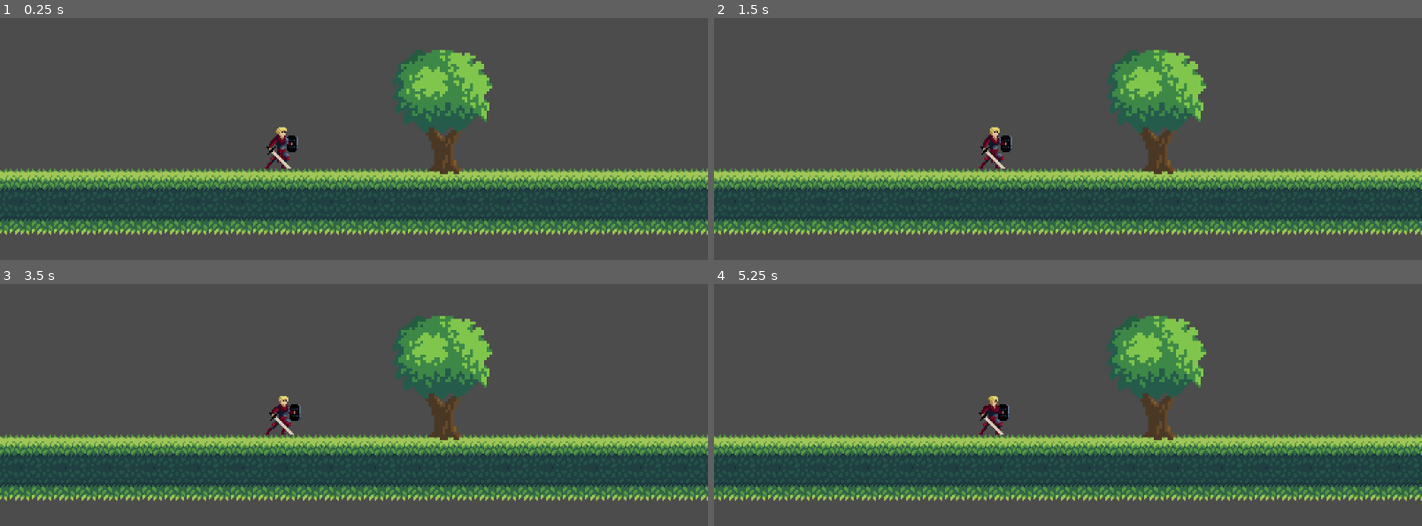
Above: before the commit, frames 1-4 (two rows, left to right).
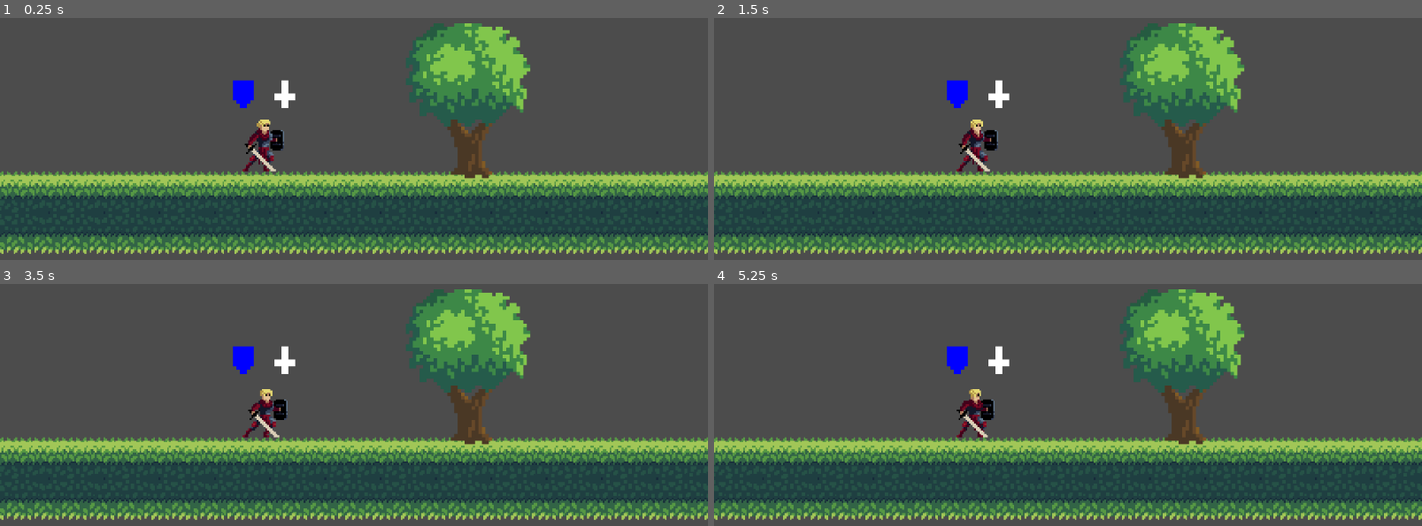
Above: after the commit, the same moments.

Repository: Dadissimo/Sidescroller
Game: Godot game, scene res://Scenes/TestScene.tscn
Two runs of this game, one before a commit and one after it. Both use one fixed random seed, a clock stepped at 60 frames per second and the inputs below.
Inputs:
- Up to frame 1 (0.25 s): no input
- Up to frame 2 (1.5 s): tap Enter (ui_accept) at 0.5, 0.6, 0.77, 1.07, 1.25, 1.35 s; hold Right (ui_right) 0.53-1.28 s; hold Left (ui_left) from 1.28 s (still down)
- Up to frame 3 (3.5 s): tap Enter (ui_accept) at 1.52, 1.82, 2.1, 2.75, 2.85, 3.02, 3.32 s; release Left (ui_left) at 2.03 s; hold Right (ui_right) from 2.03 s (still down)
- Up to frame 4 (5.25 s): release Right (ui_right) at 3.53 s; hold Left (ui_left) from 3.53 s (still down); tap Enter (ui_accept) at 3.6, 3.77, 4.07, 4.25, 4.35, 4.52, 4.82, 5.1 s

The runs differ from the first frame. In frame 1, 29% of the frame differs, in the area x 0-100%, y 2-98%; in frame 2, 29%; in frame 3, 29%; in frame 4, 29%.

Commit message:
proof of concept action menu

Diff:
--- /dev/null
+++ b/Scenes/TestMenu.tscn
@@ -0,0 +1,38 @@
+[gd_scene load_steps=3 format=2]
+
+[ext_resource path="res://Assets/Attack8.png" type="Texture" id=1]
+[ext_resource path="res://Assets/Defense8.png" type="Texture" id=2]
+
+[node name="TestMenu" type="MarginContainer"]
+margin_right = 20.0
+margin_bottom = 8.0
+__meta__ = {
+"_edit_use_anchors_": false
+}
+
+[node name="HBoxContainer" type="HBoxContainer" parent="."]
+margin_right = 20.0
+margin_bottom = 8.0
+
+[node name="CenterContainer" type="CenterContainer" parent="HBoxContainer"]
+margin_right = 8.0
+margin_bottom = 8.0
+
+[node name="Action1" type="TextureRect" parent="HBoxContainer/CenterContainer" groups=[
+"action",
+]]
+margin_right = 8.0
+margin_bottom = 8.0
+texture = ExtResource( 2 )
+
+[node name="CenterContainer2" type="CenterContainer" parent="HBoxContainer"]
+margin_left = 12.0
+margin_right = 20.0
+margin_bottom = 8.0
+
+[node name="Action2" type="TextureRect" parent="HBoxContainer/CenterContainer2" groups=[
+"action",
+]]
+margin_right = 8.0
+margin_bottom = 8.0
+texture = ExtResource( 1 )
--- a/Scenes/TestScene.tscn
+++ b/Scenes/TestScene.tscn
@@ -1,12 +1,13 @@
-[gd_scene load_steps=6 format=2]
+[gd_scene load_steps=7 format=2]
 
 [ext_resource path="res://Scenes/TileMap.tscn" type="PackedScene" id=1]
 [ext_resource path="res://Scenes/Axeman.tscn" type="PackedScene" id=2]
 [ext_resource path="res://Scripts/TurnObserver.gd" type="Script" id=3]
 [ext_resource path="res://Scenes/Tree.tscn" type="PackedScene" id=4]
 [ext_resource path="res://Scripts/Tree.gd" type="Script" id=5]
+[ext_resource path="res://Scenes/TestMenu.tscn" type="PackedScene" id=6]
 
-[node name="TurnObserver" type="Node2D"]
+[node name="TestScene" type="Node2D"]
 script = ExtResource( 3 )
 
 [node name="Axeman" parent="." instance=ExtResource( 2 )]
@@ -17,8 +18,15 @@
 
 [node name="Camera2D" type="Camera2D" parent="."]
 current = true
-zoom = Vector2( 0.5, 0.5 )
+zoom = Vector2( 0.4, 0.4 )
 
 [node name="Tree" parent="." instance=ExtResource( 4 )]
-position = Vector2( 59.9469, -32.1304 )
+position = Vector2( 62.1092, -32.1304 )
 script = ExtResource( 5 )
+
+[node name="TestMenu" parent="." instance=ExtResource( 6 )]
+margin_left = -72.0929
+margin_top = -44.7598
+margin_right = -52.0929
+margin_bottom = -36.7598
+rect_scale = Vector2( 2, 2 )
--- a/Scripts/Action.gd
+++ b/Scripts/Action.gd
@@ -10,5 +10,5 @@
 	targetStat = _targetStat
 	cost = _cost
 
-func execute(executioner, target):
+func execute(_executioner, _target):
 	pass
--- a/Scripts/Axeman.gd
+++ b/Scripts/Axeman.gd
@@ -1,10 +1,12 @@
 extends "res://Scripts/Character.gd"
 
-const attack = preload("res://Scripts/Attack.gd")
+const attackLoader = preload("res://Scripts/Attack.gd")
+const idleLoader = preload("res://Scripts/Idle.gd")
 
 func _ready():
 	setupStats('Axeman', 12, 8, 4, 2)
-	addAction(attack.new())
+	addAction(attackLoader.new())
+	addAction(idleLoader.new())
 
-func attack(target):
-	actions[0].execute(self, target)
+func attack(target, actionIndex):
+	actions[actionIndex].execute(self, target)
--- a/Scripts/Idle.gd
+++ b/Scripts/Idle.gd
@@ -8,7 +8,7 @@
 	idleMessages = _idleMessages
 	setup('Idle', Globals.HP, 0)
 
-func execute(executioner, target):
+func execute(executioner, _target):
 	rng.randomize()
 	var i = rng.randi_range (0, idleMessages.size() - 1)
 	print(executioner.entityName + ' ' + idleMessages[i])
--- a/Scripts/TurnObserver.gd
+++ b/Scripts/TurnObserver.gd
@@ -7,8 +7,27 @@
 onready var player = get_node("Axeman")
 onready var opponent = get_node("Tree")
 
+onready var menu = get_node("TestMenu")
+onready var actions = get_tree().get_nodes_in_group("action")
+var selectedAction = 0
+
+func _ready():
+	actions[selectedAction].modulate = Color(0,0,1)
+
 func _process(_delta):
-	if (encounterCompleted): return
+	if (playerTurn && Input.is_action_just_released("ui_left")):
+		if (selectedAction - 1 < 0): return
+		selectedAction = selectedAction - 1;
+		actions[selectedAction].modulate = Color(0,0,1)
+		actions[selectedAction + 1].modulate = Color(1,1,1)
+	if (playerTurn && Input.is_action_just_released("ui_right")):
+		if (selectedAction + 1 > actions.size() - 1): return
+		selectedAction = selectedAction + 1;
+		actions[selectedAction].modulate = Color(0,0,1)
+		actions[selectedAction - 1].modulate = Color(1,1,1)
+
+	if (encounterCompleted):
+		return
 
 	if (opponent.isDead):
 		print('Encounter completed')
@@ -17,7 +36,7 @@
 		return
 
 	if (playerTurn && Input.is_action_just_released("ui_accept")):
-		player.attack(opponent)
+		player.attack(opponent, selectedAction)
 		playerTurn = false
 		return
 
Binary file added: Assets/Attack8.aseprite
Binary file added: Assets/Attack8.png
Not shown, added: Assets/Attack8.png.import
Binary file added: Assets/Defense8.aseprite
Binary file added: Assets/Defense8.png
Not shown, added: Assets/Defense8.png.import
